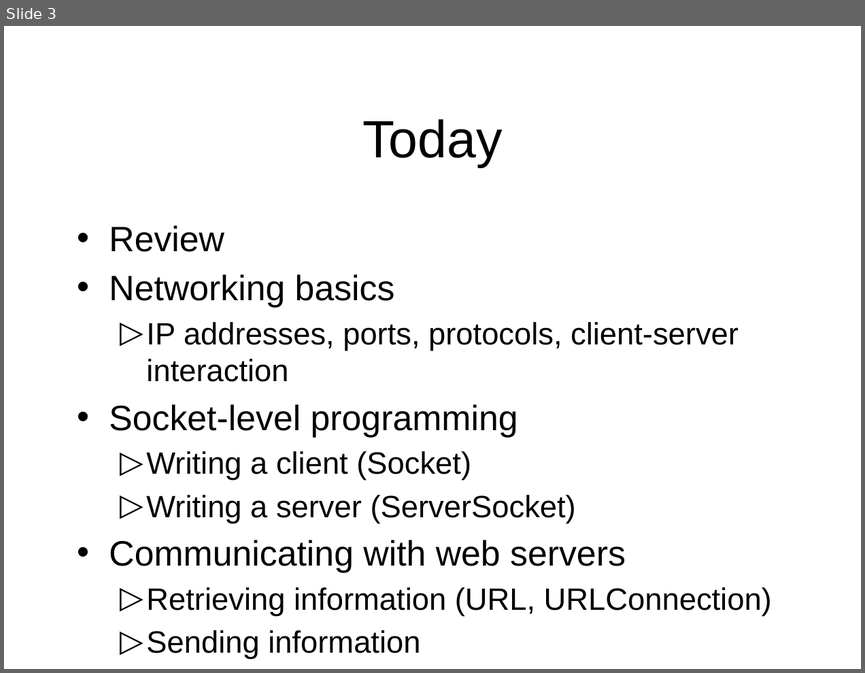
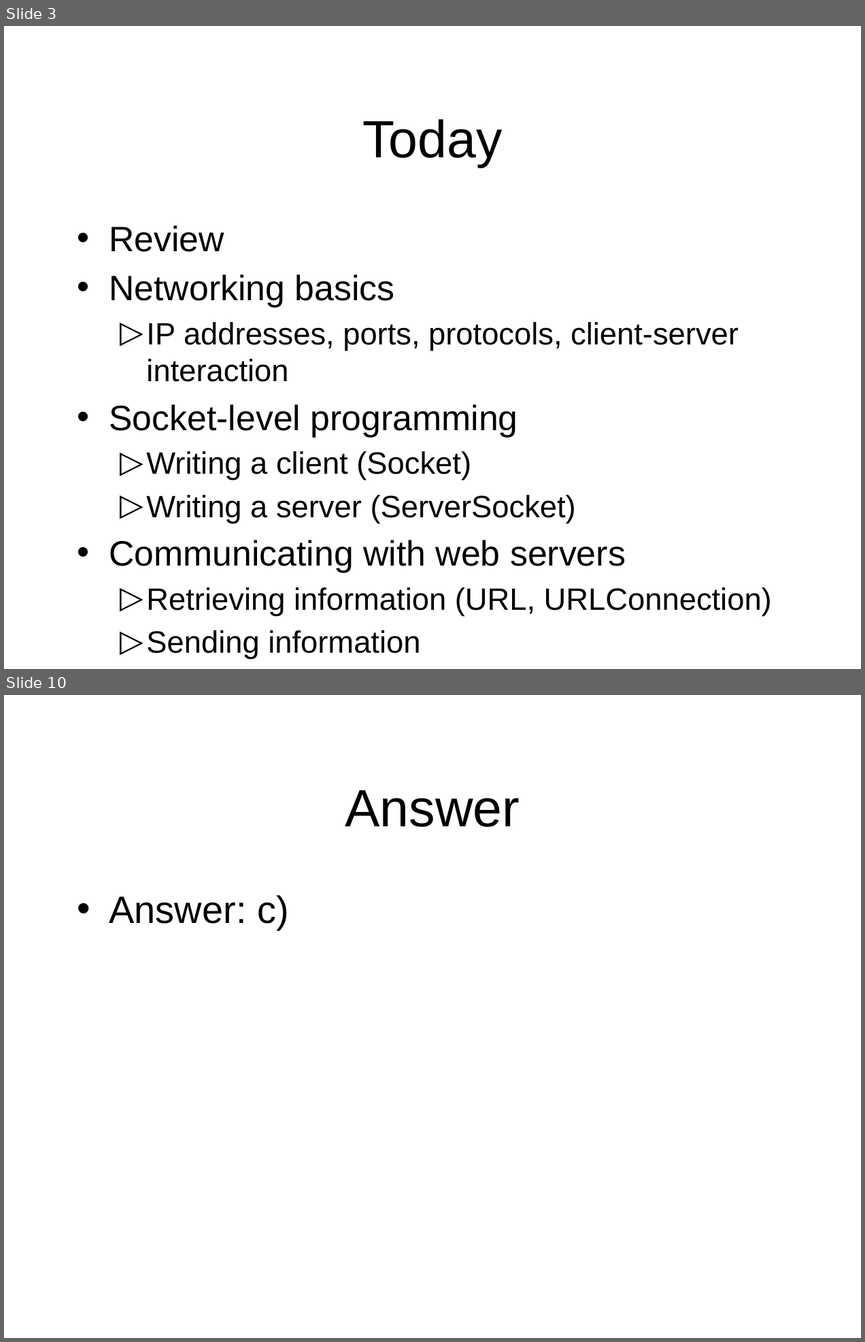
Before and after one commit to octaviordz/zjnu2017.github.io, a slide deck: OOP/lectures/120--Network.Programming.pptx. Shown one above the other, each under a label of ours: slide 3 before the commit, slides 3 and 10 after it; the slides between them are not shown. The pictures are 865x673 and 865x1342 pixels, drawn with LibreOffice and Linux fonts; fonts in the diff are those of the drawing. Boxes give left, top, right and bottom in pixels: in the first picture for what was removed or moved away, otherwise in the second. Text is boxed around its words. In the diff, an @@ line names an element or a change of style, - is before the commit and + after.

```diff
--- a/OOP/lectures/120--Network.Programming.pptx
+++ b/OOP/lectures/120--Network.Programming.pptx
@@ slide 10 added at <box>4,695,861,1338</box>, background #FFFFFF @@
@@ title added at <box>345,790,519,827</box>, 44 pt, text #000000 @@
+Answer
@@ text added at <box>109,895,289,930</box>, 32 pt, text #000000 @@
+• Answer: c)
```
Also in this commit, not shown: 2 slides changed, 16 other slides added, 2 other files.
